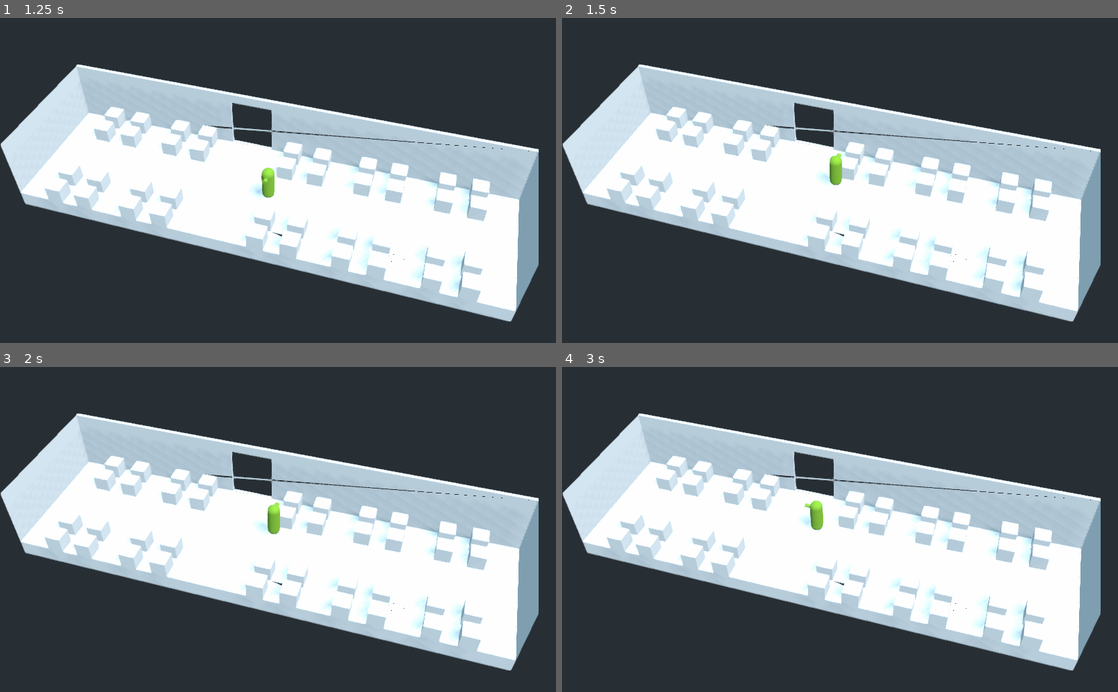
Above: before the commit, frames 1-4 (two rows, left to right).
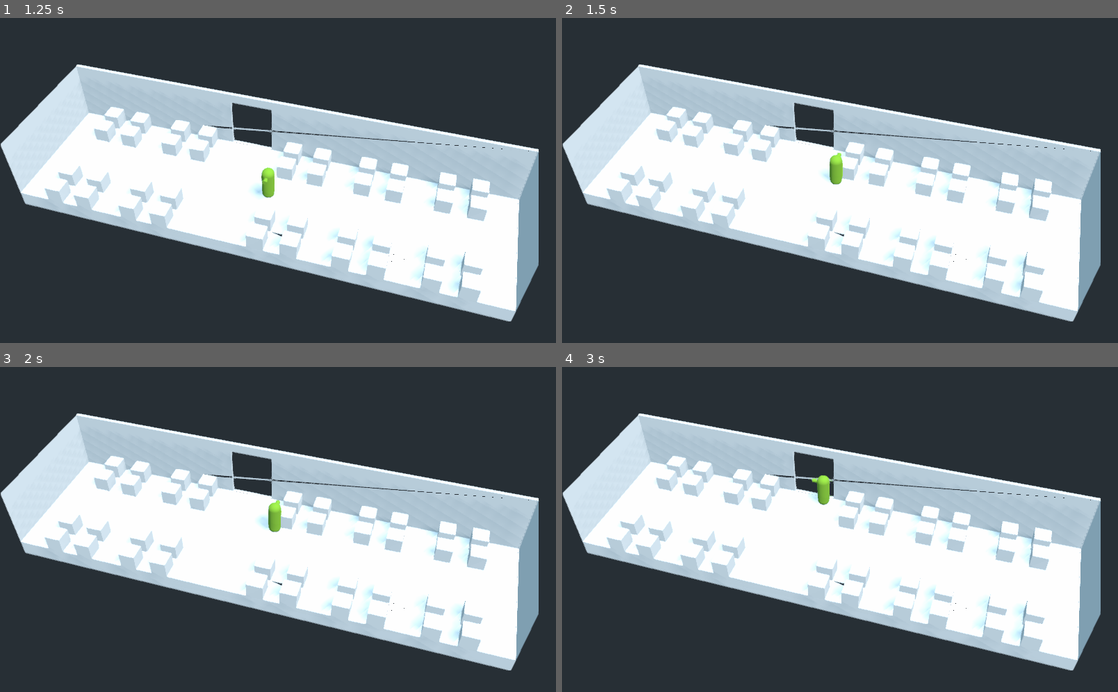
Above: after the commit, the same moments.

Repository: the-last-willy/game_jam_22_07
Game: Godot game, scene res://Game/Scenes/Main/Main.tscn
The game is run twice, just before and just after one commit, with the same random seed, the same clock (stepped at 60 frames per second) and the same inputs.
Inputs (mouse positions are in pixels of both pictures, inside the frame that each line leads up to):
- Up to frame 1 (1.25 s): click "Play" at 0.5 s
- Up to frame 2 (1.5 s): tap Enter (ui_accept) at 1.25 s; move the mouse to (812, 245) at 1.27 s; hold W (move_forward) from 1.28 s (still down); click (812, 245) at 1.42 s
- Up to frame 3 (2 s): keep holding W (move_forward); tap Enter (ui_accept) at 1.52 s
- Up to frame 4 (3 s): tap Enter (ui_accept) at 2, 2.27 s; move the mouse to (1006, 578) at 2.02 s; click (1006, 578) at 2.17 s; move the mouse to (673, 480) at 2.77 s; release W (move_forward) at 2.78 s; hold A (move_left) from 2.78 s (still down); click (673, 480) at 2.92 s

Frame 1 is identical in both runs. In frame 2, less than 0.1% of the frame differs, in the area x 46-51%, y 41-52%; in frame 3, 0.1%; in frame 4, 0.5%, in the area x 42-49%, y 33-51%.

Commit message:
Collisions asjusted and add control mode

Diff:
--- a/Game/Character/Player/Player.gd
+++ b/Game/Character/Player/Player.gd
@@ -1,4 +1,11 @@
 extends KinematicBody
+
+const CONTROLLER_DEADZONE = 0.2
+
+const CONTROL_MODE_KEYBOARD : int = 0
+const CONTROL_MODE_CONTROLLER : int = 1
+
+var control_mode := CONTROL_MODE_KEYBOARD
 
 var move_speed : float = 3.0
 
@@ -10,12 +17,13 @@
 
 	var input_dir = Input.get_vector(
 		"move_left", "move_right",
-		"move_backward", "move_forward"
+		"move_backward", "move_forward",
+		CONTROLLER_DEADZONE
 	)
 
 	var move_dir : Vector3
 
-	if input_camera_space:
+	if control_mode == CONTROL_MODE_CONTROLLER:
 		var cam_forward : Vector3 = -get_viewport().get_camera().global_transform.basis.z
 		var cam_right : Vector3 = get_viewport().get_camera().global_transform.basis.x
 		move_dir = input_dir.x * cam_right + input_dir.y * cam_forward
@@ -28,3 +36,10 @@
 	if !move_dir.is_equal_approx(Vector3.ZERO):
 		velocity = move_and_slide(move_dir * move_speed)
 		look_at(global_transform.origin + move_dir, Vector3.UP)
+
+func _input(event : InputEvent) -> void:
+	if ((event is InputEventJoypadButton) or
+		(event is InputEventJoypadMotion and event.axis_value > CONTROLLER_DEADZONE)):
+		control_mode = CONTROL_MODE_CONTROLLER
+	elif (event is InputEventKey) or (event is InputEventMouseButton):
+		control_mode = CONTROL_MODE_KEYBOARD
--- a/Game/Character/Player/Player.tscn
+++ b/Game/Character/Player/Player.tscn
@@ -5,8 +5,8 @@
 [ext_resource path="res://Game/Character/Model/CharacterModel.tscn" type="PackedScene" id=3]
 
 [sub_resource type="CapsuleShape" id=1]
-radius = 0.3
-height = 0.88
+radius = 0.202227
+height = 0.751956
 
 [node name="Player" type="KinematicBody"]
 script = ExtResource( 1 )
@@ -18,7 +18,7 @@
 material/0 = ExtResource( 2 )
 
 [node name="CollisionShape" type="CollisionShape" parent="."]
-transform = Transform( 1, 0, 0, 0, -4.37114e-08, -1, 0, 1, -4.37114e-08, 0, 0.74, 0 )
+transform = Transform( 1, 0, 0, 0, -4.37114e-08, -1, 0, 1, -4.37114e-08, 0, 0.578, 0 )
 shape = SubResource( 1 )
 
 [editable path="CharacterModel"]
